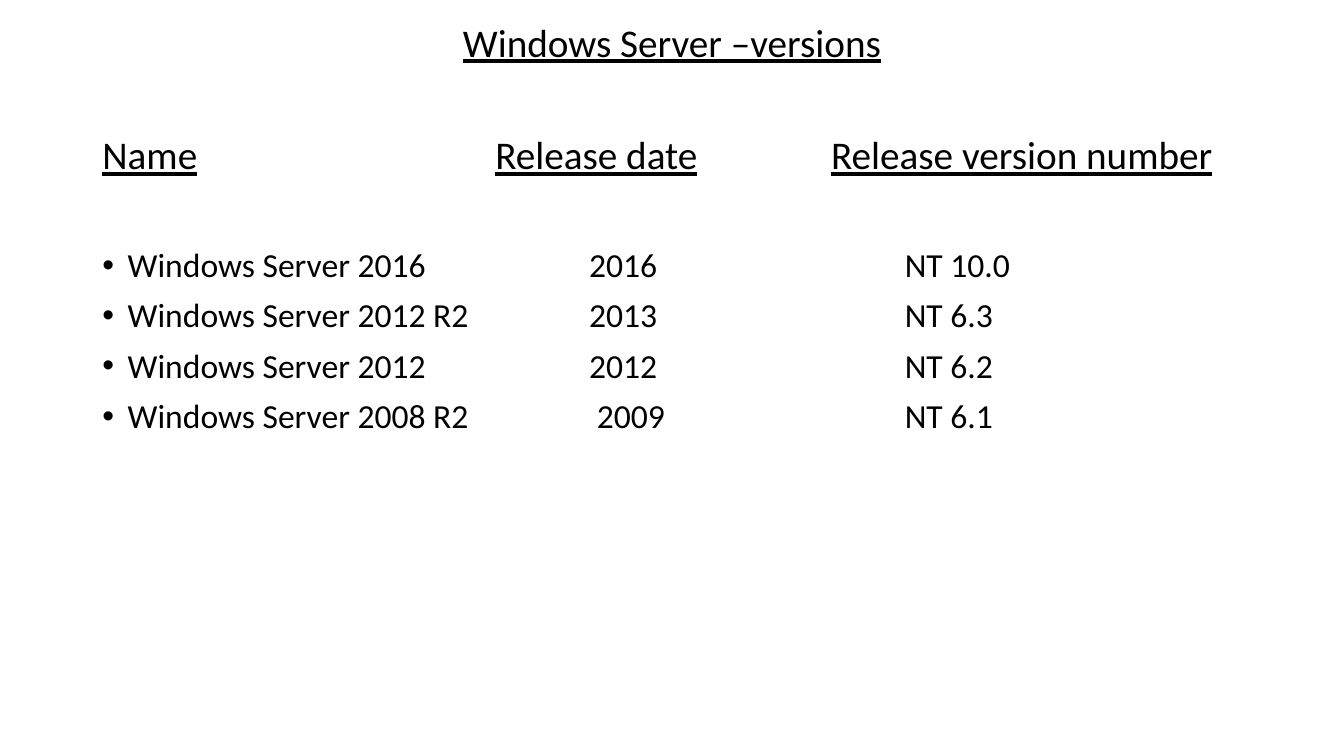
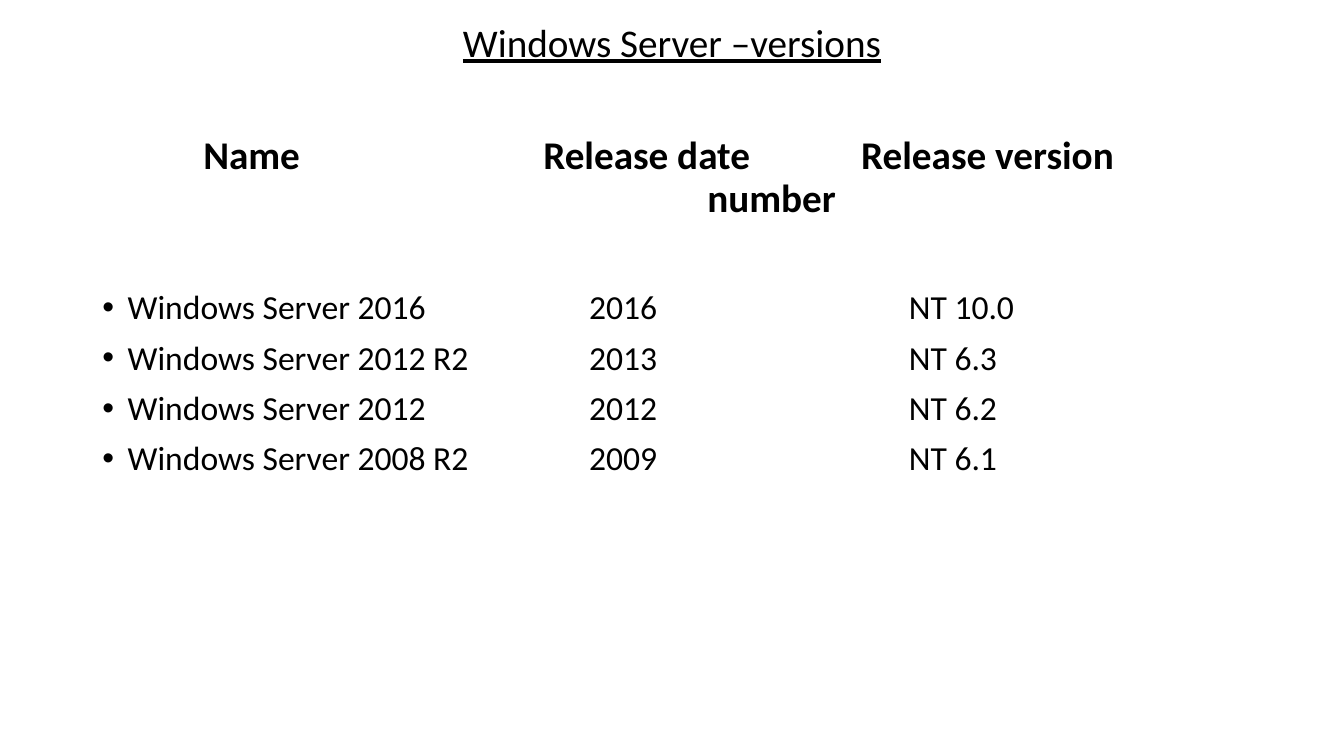
Before and after one commit to MENAGAMM/BPM, a slide deck: slide 7 of INTRODUCTION TO OPERATING SYSTEM.pptx. Drawn at 1344x756 pixels with LibreOffice and Linux fonts; fonts in the diff are those of the drawing. Boxes give left, top, right and bottom in pixels: in the first picture for what was removed or moved away, otherwise in the second. Text is boxed around its words. In the diff, an @@ line names an element or a change of style, - is before the commit and + after.

```diff
--- a/INTRODUCTION TO OPERATING SYSTEM.pptx
+++ b/INTRODUCTION TO OPERATING SYSTEM.pptx
@@ text at box(203, 141, 1114, 213): bold on, underline off in "Name Release date Release version number" @@
```
Also in this commit, not shown: 5 other slides changed, 1 slide added, 1 slide removed, 1 other file.
